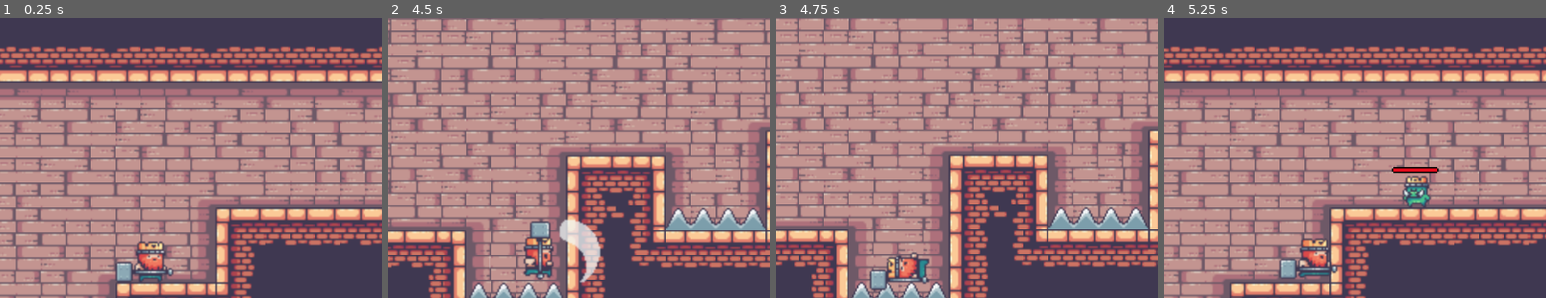
Above: before the commit, frames 1-4 (left to right).
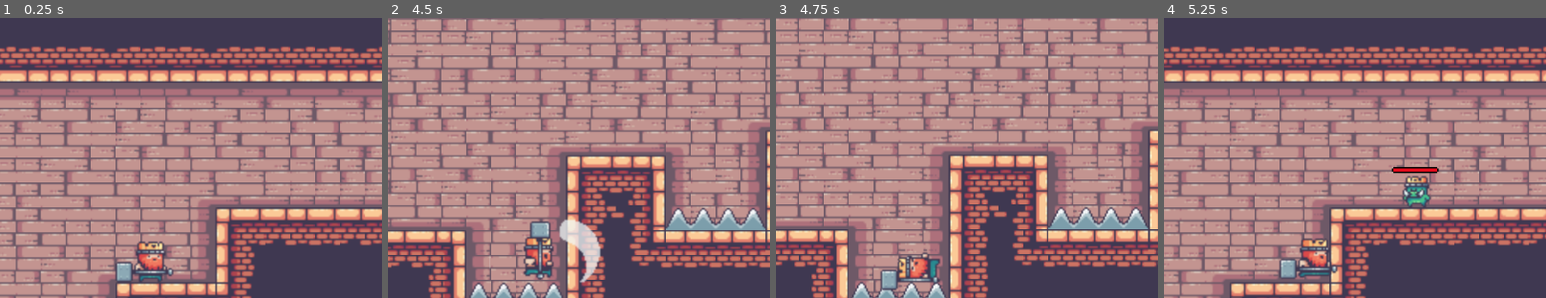
Above: after the commit, the same moments.

Repository: YasserHage/kings_and_pigs
Game: Godot game, scene res://game/maps/main/world.tscn
The game is run twice, just before and just after one commit, with the same random seed, the same clock (stepped at 60 frames per second) and the same inputs.
Inputs (mouse positions are % of the whole screen's width and height, from its top left):
- Up to frame 1 (0.25 s): no input
- Up to frame 2 (4.5 s): tap Enter at 0.5 s; move the mouse to (45, 70) at 0.52 s; press the mouse at (45, 70) at 0.53 s; hold Right (ui_right) 0.53-2.03 s; tap Space (jump) at 0.77, 1.52, 3.02, 3.77 s; move the mouse to (80, 65) at 1.27 s; release the mouse at (80, 65) at 1.28 s; click (80, 65) at 1.35 s; move the mouse to (20, 35) at 2.02 s; press the mouse at (20, 35) at 2.03 s; hold Left (ui_left) 2.03-4.28 s; move the mouse to (55, 50) at 2.77 s; release the mouse at (55, 50) at 2.78 s; click (55, 50) at 2.85 s; move the mouse to (35, 25) at 3.52 s; press the mouse at (35, 25) at 3.53 s; move the mouse to (72, 45) at 4.27 s; release the mouse at (72, 45) at 4.28 s; hold Right (ui_right) from 4.28 s (still down); click (72, 45) at 4.35 s
- Up to frame 3 (4.75 s): keep holding Right (ui_right); tap Space (jump) at 4.52 s
- Up to frame 4 (5.25 s): keep holding Right (ui_right); move the mouse to (30, 55) at 5.02 s; press the mouse at (30, 55) at 5.03 s
The pictures show only the part of the screen within x 29-79%, y 3-53%; the shares and areas given below are measured in that part.

Frames 1-2 are identical in both runs. In frame 3, 1.5% of the frame differs, in the area x 24-43%, y 83-98%; in frame 4, nothing differs.

Commit message:
Remove knockback from death animation

Diff:
--- a/game/characters/players/king/king.tscn
+++ b/game/characters/players/king/king.tscn
@@ -264,22 +264,10 @@
 tracks/20/type = "value"
 tracks/20/imported = false
 tracks/20/enabled = true
-tracks/20/path = NodePath("SpriteController/DeathSprite:offset")
+tracks/20/path = NodePath("SpriteController/DeathSprite:flip_h")
 tracks/20/interp = 1
 tracks/20/loop_wrap = true
 tracks/20/keys = {
-"times": PackedFloat32Array(0),
-"transitions": PackedFloat32Array(1),
-"update": 0,
-"values": [Vector2(0, 0)]
-}
-tracks/21/type = "value"
-tracks/21/imported = false
-tracks/21/enabled = true
-tracks/21/path = NodePath("SpriteController/DeathSprite:flip_h")
-tracks/21/interp = 1
-tracks/21/loop_wrap = true
-tracks/21/keys = {
 "times": PackedFloat32Array(0),
 "transitions": PackedFloat32Array(1),
 "update": 1,
@@ -814,22 +802,10 @@
 tracks/1/type = "value"
 tracks/1/imported = false
 tracks/1/enabled = true
-tracks/1/path = NodePath("SpriteController/DeathSprite:offset")
-tracks/1/interp = 1
-tracks/1/loop_wrap = true
-tracks/1/keys = {
-"times": PackedFloat32Array(0, 0.5),
-"transitions": PackedFloat32Array(1, 1),
-"update": 0,
-"values": [Vector2(0, 0), Vector2(-16, 0)]
-}
-tracks/2/type = "value"
-tracks/2/imported = false
-tracks/2/enabled = true
-tracks/2/path = NodePath("SpriteController/DeathSprite:flip_h")
-tracks/2/interp = 1
-tracks/2/loop_wrap = true
-tracks/2/keys = {
+tracks/1/path = NodePath("SpriteController/DeathSprite:flip_h")
+tracks/1/interp = 1
+tracks/1/loop_wrap = true
+tracks/1/keys = {
 "times": PackedFloat32Array(0),
 "transitions": PackedFloat32Array(1),
 "update": 1,
@@ -854,22 +830,10 @@
 tracks/1/type = "value"
 tracks/1/imported = false
 tracks/1/enabled = true
-tracks/1/path = NodePath("SpriteController/DeathSprite:offset")
-tracks/1/interp = 1
-tracks/1/loop_wrap = true
-tracks/1/keys = {
-"times": PackedFloat32Array(0, 0.5),
-"transitions": PackedFloat32Array(1, 1),
-"update": 0,
-"values": [Vector2(0, 0), Vector2(16, 0)]
-}
-tracks/2/type = "value"
-tracks/2/imported = false
-tracks/2/enabled = true
-tracks/2/path = NodePath("SpriteController/DeathSprite:flip_h")
-tracks/2/interp = 1
-tracks/2/loop_wrap = true
-tracks/2/keys = {
+tracks/1/path = NodePath("SpriteController/DeathSprite:flip_h")
+tracks/1/interp = 1
+tracks/1/loop_wrap = true
+tracks/1/keys = {
 "times": PackedFloat32Array(0),
 "transitions": PackedFloat32Array(1),
 "update": 1,
